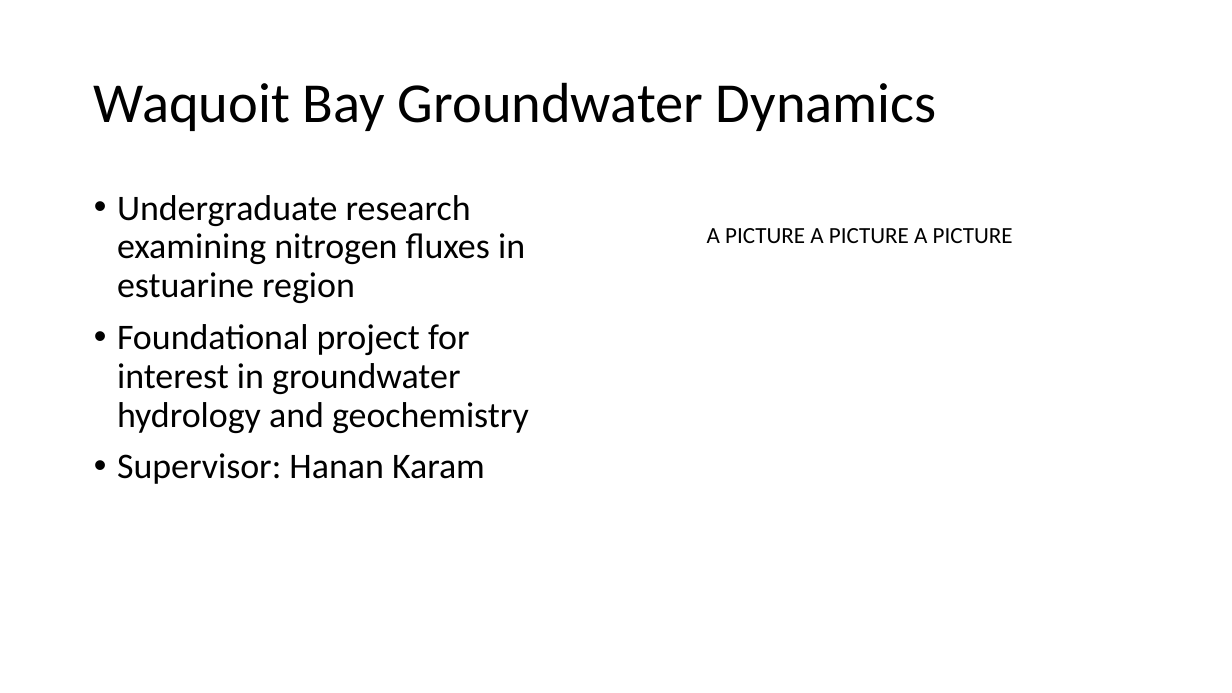
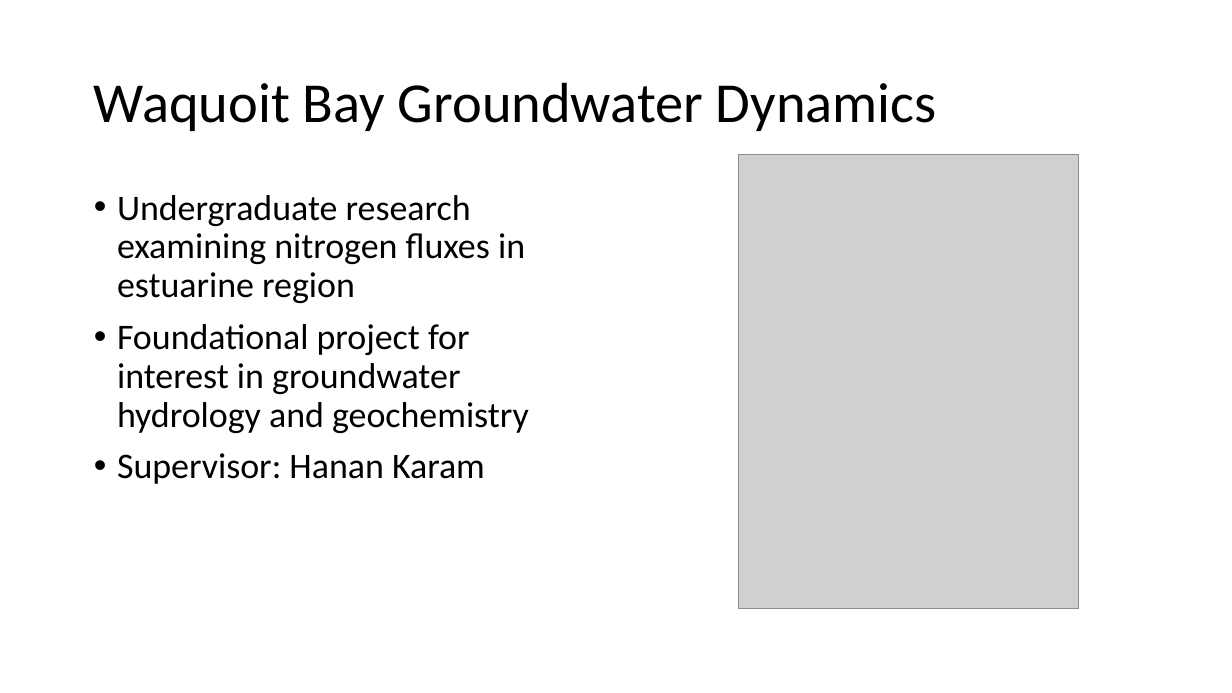
Before and after one commit to machen/Thesis-Proposal, a slide deck: slide 4 of Presentation.pptx. Drawn at 1232x693 pixels with LibreOffice and Linux fonts; fonts in the diff are those of the drawing; grey boxes stand for pictures. Boxes give left, top, right and bottom in pixels: in the first picture for what was removed or moved away, otherwise in the second. Text is boxed around its words. In the diff, an @@ line names an element or a change of style, - is before the commit and + after.

```diff
--- a/Presentation.pptx
+++ b/Presentation.pptx
@@ picture added at <box>738,154,1079,608</box> @@
@@ text removed at <box>707,228,1013,243</box> @@
-A PICTURE A PICTURE A PICTURE
```
Also in this commit, not shown: 9 other slides changed, 11 slides added, 5 slides removed, 10 other files.
